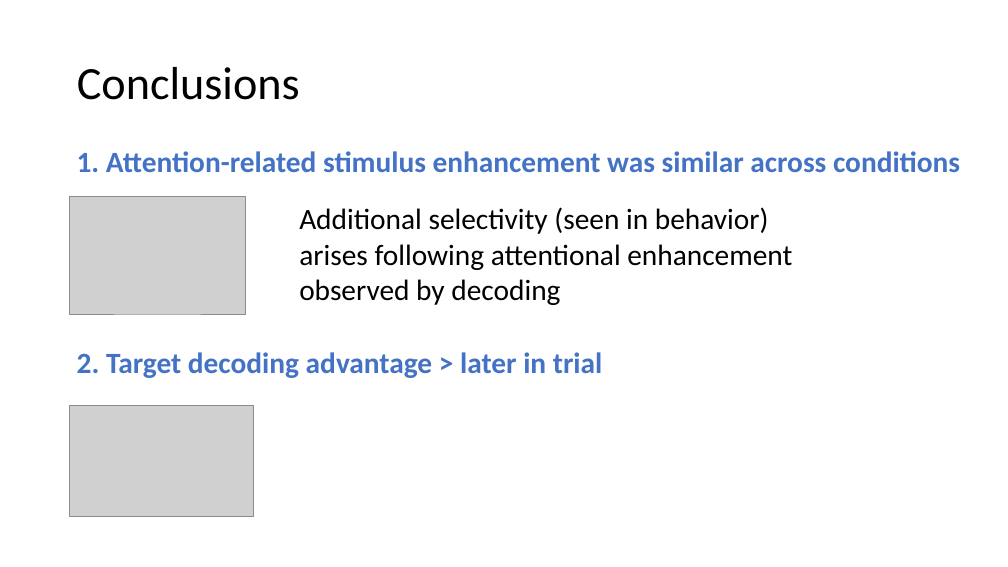
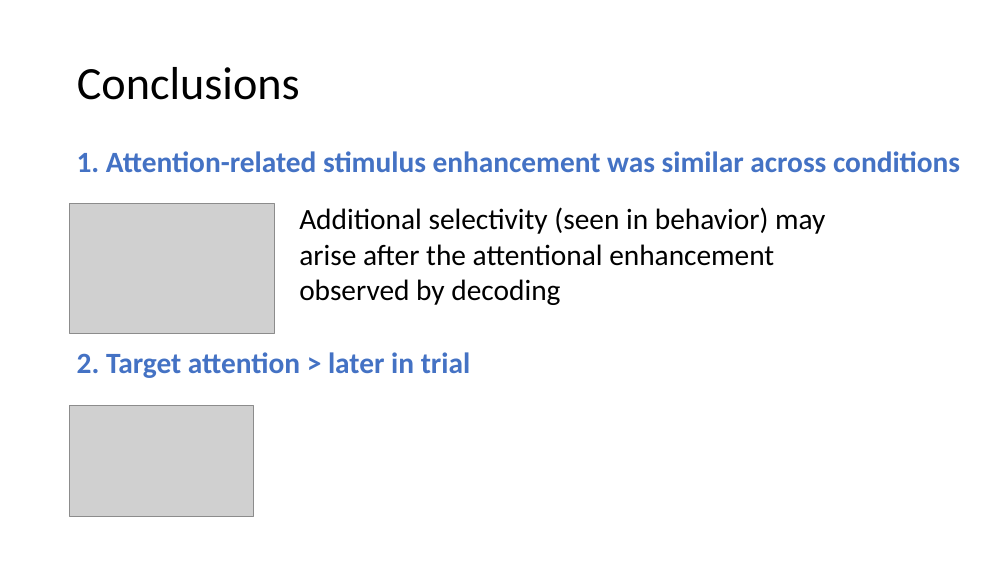
Before and after one commit to haberdashPI/german_track, a slide deck: slide 83 of presentations/ARO_2021/adapting_auditory_attention.pptx (slide 84 before the commit). Drawn at 1008x567 pixels with LibreOffice and Linux fonts; fonts in the diff are those of the drawing; grey boxes stand for pictures. Boxes give left, top, right and bottom in pixels: in the first picture for what was removed or moved away, otherwise in the second. Text is boxed around its words. In the diff, an @@ line names an element or a change of style, - is before the commit and + after.

```diff
--- a/presentations/ARO_2021/adapting_auditory_attention.pptx
+++ b/presentations/ARO_2021/adapting_auditory_attention.pptx
@@ picture: place and size @@
-picture at box(70, 197, 246, 314)
+picture at box(70, 203, 274, 333)
@@ text at box(299, 207, 825, 305): text changed @@
-Additional selectivity (seen in behavior) arises following attentional enhancement observed by decoding
+Additional selectivity (seen in behavior) may arise after the attentional enhancement observed by decoding
@@ text at box(77, 352, 471, 378): text changed @@
-2. Target decoding advantage > later in trial
+2. Target attention > later in trial
```
Also in this commit, not shown: 29 other slides changed, 4 slides added, 3 slides removed.
